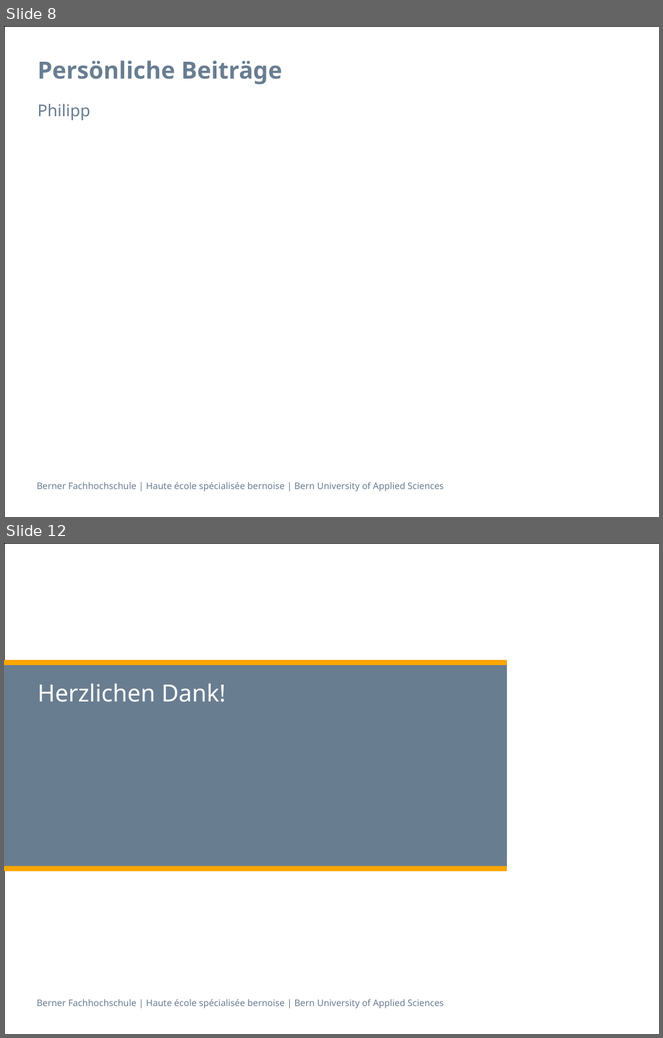
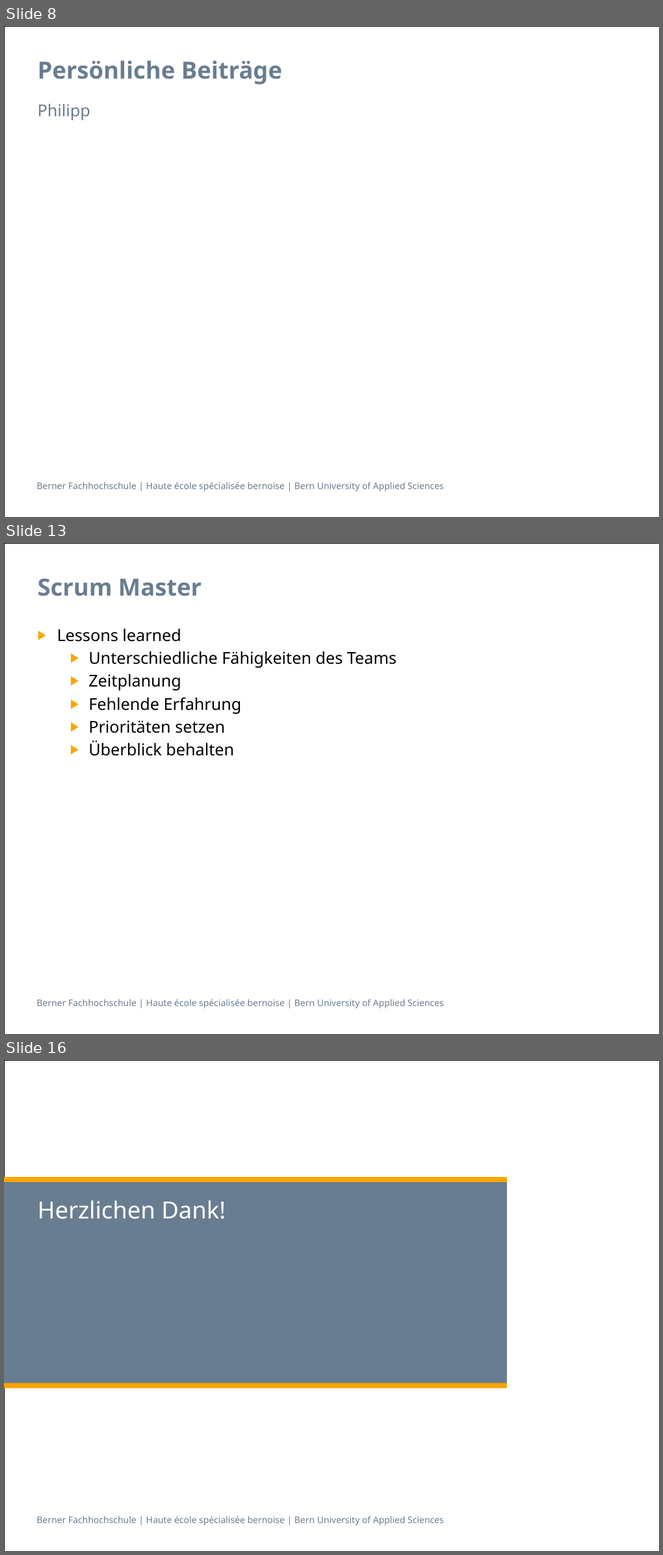
Before and after one commit to zyssm4/ch.bfh.btx8081.w2015.red, a slide deck: doc/Task14/task14_presentation Schlurp.pptx. Shown one above the other, each under a label of ours: slides 8 and 12 before the commit, slides 8, 13 and 16 after it; the slides between them are not shown. The pictures are 663x1038 and 663x1555 pixels, drawn with LibreOffice and Linux fonts; fonts in the diff are those of the drawing; background and template pictures are left out. Boxes give left, top, right and bottom in pixels: in the first picture for what was removed or moved away, otherwise in the second. Text is boxed around its words. In the diff, an @@ line names an element or a change of style, - is before the commit and + after.

Commit message:
presentation lessons learned

```diff
--- a/doc/Task14/task14_presentation Schlurp.pptx
+++ b/doc/Task14/task14_presentation Schlurp.pptx
@@ slide 13 added at <box>4,543,659,1034</box>, background #FFFFFF; not listed: 2 template elements that a slide beside it also shows @@
@@ title added at <box>38,578,202,596</box>, 26 pt, text #697D91, bold @@
+Scrum Master
@@ text added at <box>57,629,397,756</box>, 18 pt, text #000000 @@
+▶ Lessons learned
+  ▶ Unterschiedliche Fähigkeiten des Teams
+  ▶ Zeitplanung
+  ▶ Fehlende Erfahrung
+  ▶ Prioritäten setzen
+  ▶ Überblick behalten
@@ what was slide 12 is now slide 16 @@
```
Also in this commit, not shown: 2 slides changed, 5 other slides added, 2 slides removed.
